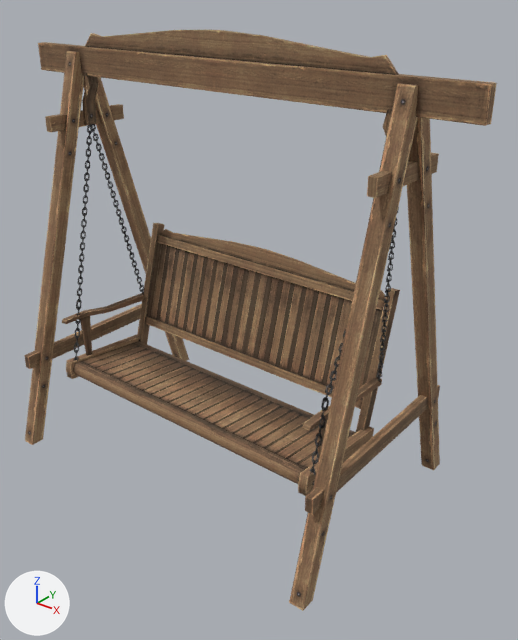
Before and after pictures for a commit that changed the FBX model Assets/Models/swing/FBX/swing.FBX.
The view is the same before and after, from a 50 mm camera at (3.05, -3.42, 3.27) aimed at (0.29, 0.04, 1.13). The lights are fixed; the arrows at lower left show +X, +Y and +Z. Where no turn or scale is listed for an object, it has been applied to the vertices.
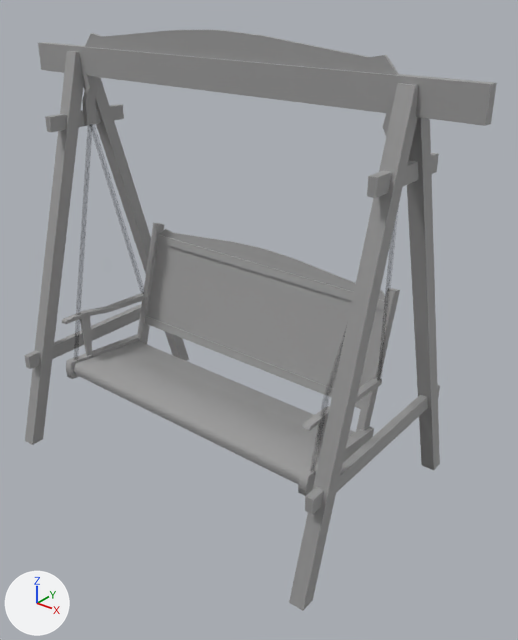
Where the newer file only moved an object's origin or applied its transform, the numbers keep the older frame.

Boxes (x1, y1, x2, y2) around the edits, measured in the pictures (518 x 640 px):
'Object030', surface changed, recoloured (brown to grey): (24, 30, 497, 611) in both

The change, as a list of edits to the scene's bpy script:
```text
Change mat_material__38:
    remove mat_material__38.texture = img_swing_01_tga
    add mat_material__38.base_color = (0.503, 0.503, 0.503)  # grey #bcbcbc
    mat_material__38.metallic: 0.0 -> 1.0
Change mat_02___default:
    where n0 = _N.new('ShaderNodeBsdfPrincipled'); n0.name = 'Principled BSDF'
    add n0.inputs[0].default_value = (0.0823, 0.0823, 0.0823, 1.0)  # 'Base Color', dark grey #515151
    add n0.inputs[1].default_value = 1.0  # 'Metallic'
    where n2 = _N.new('ShaderNodeTexImage'); n2.name = 'Image Texture'
    remove _L.new(n2.outputs[0], n0.inputs[0])  # 'Color' to 'Base Color'
    remove _L.new(n2.outputs[1], n0.inputs[4])  # 'Alpha' to 'Alpha'
    add _L.new(n2.outputs[0], n0.inputs[4])  # 'Color' to 'Alpha'
```
